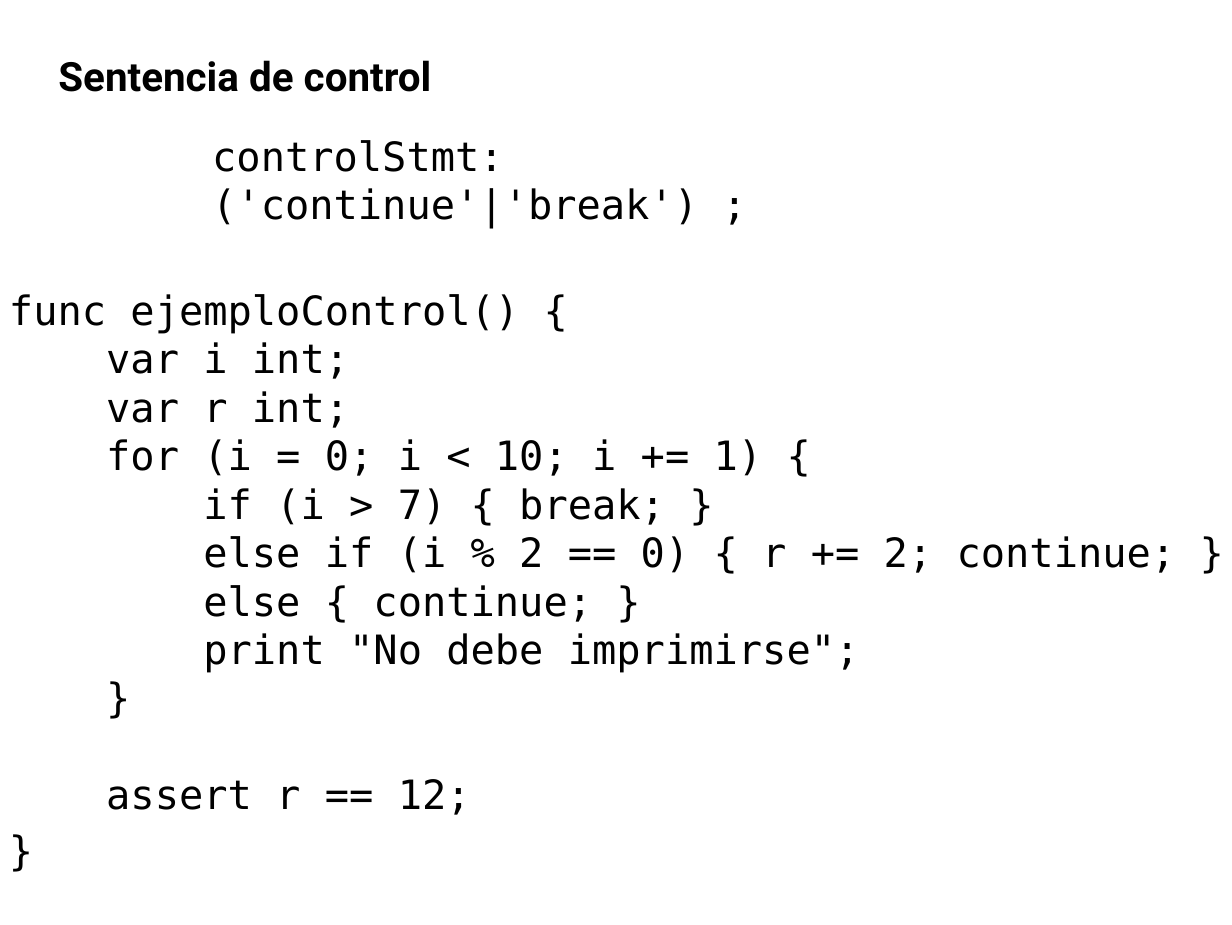
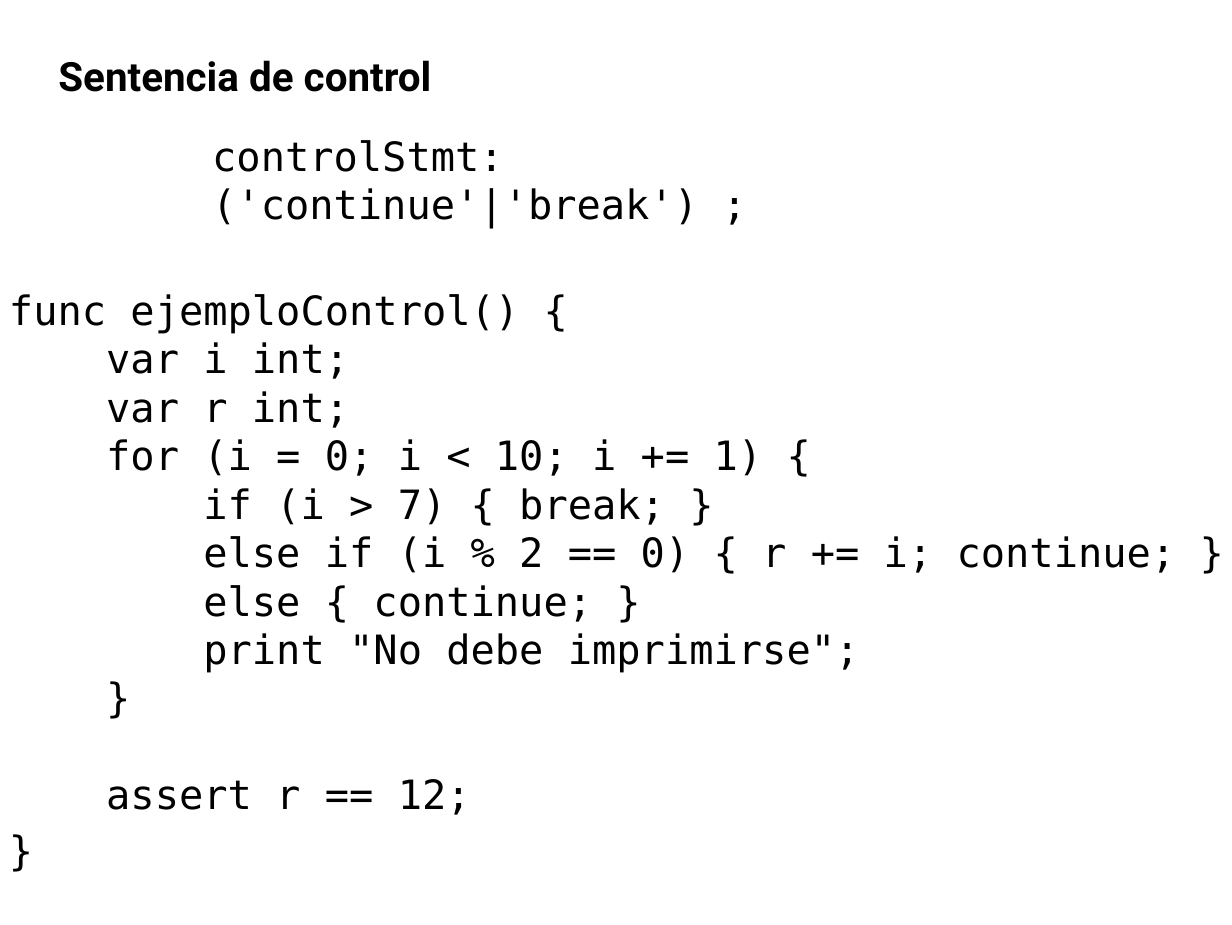
Before and after one commit to GAPM/cg, a slide deck: slide 30 of doc/CG.odp (slide 31 before the commit). Drawn at 1232x925 pixels with LibreOffice and Linux fonts; fonts in the diff are those of the drawing. Boxes give left, top, right and bottom in pixels: in the first picture for what was removed or moved away, otherwise in the second. Text is boxed around its words. In the diff, an @@ line names an element or a change of style, - is before the commit and + after.

```diff
--- a/doc/CG.odp
+++ b/doc/CG.odp
@@ text at box(203, 536, 1176, 573): text changed @@
-else if (i % 2 == 0) { r += 2; continue; }
+else if (i % 2 == 0) { r += i; continue; }
```
Also in this commit, not shown: 11 other slides changed, 1 slide added, 6 slides removed.
